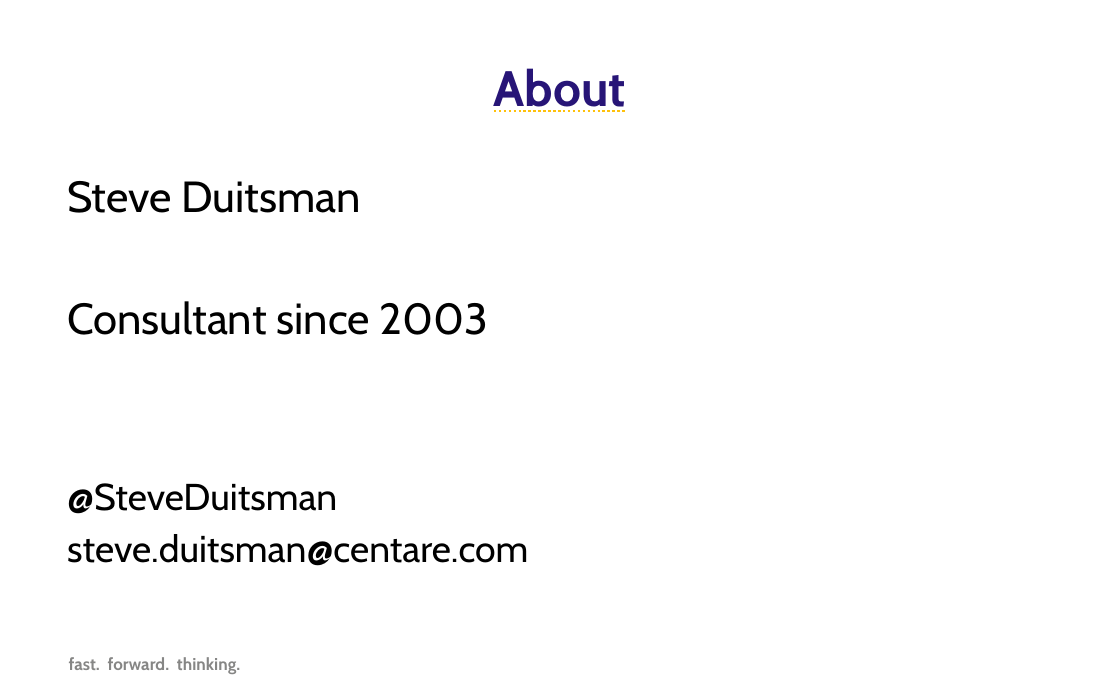
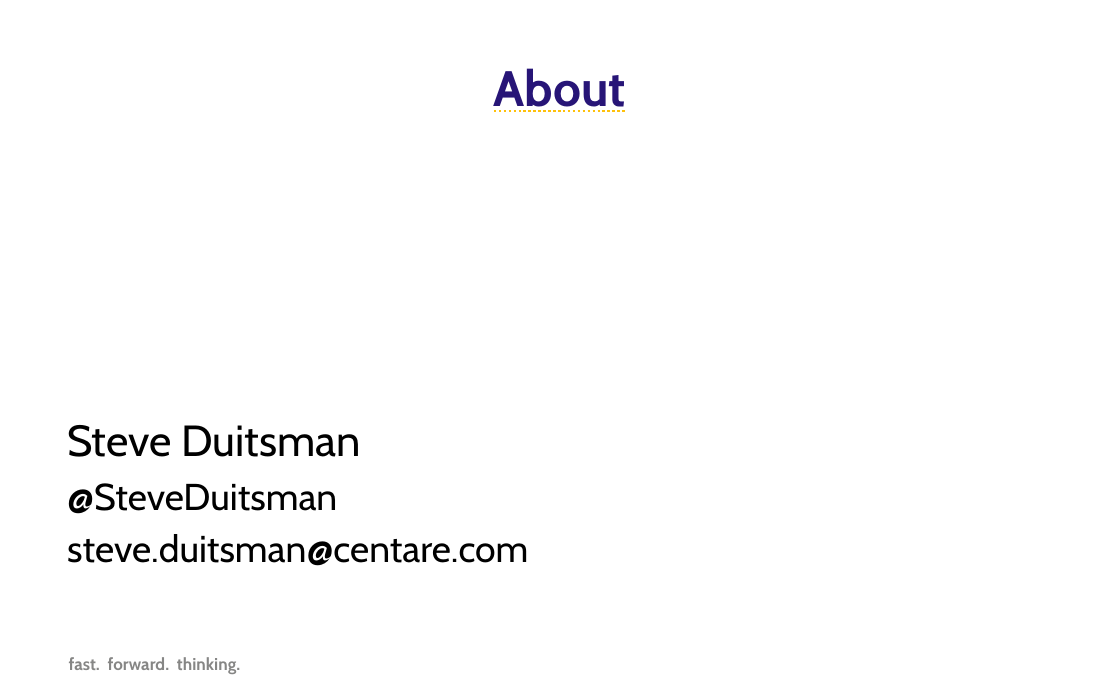
Before and after one commit to SteveDuitsman/MVVM_Examples, a slide deck: slide 2 of Forward Thinking KnockoutJS.pptx. Drawn at 1120x700 pixels with LibreOffice and Linux fonts; fonts in the diff are those of the drawing; background and template pictures are left out. Boxes give left, top, right and bottom in pixels: in the first picture for what was removed or moved away, otherwise in the second. Text is boxed around its words. In the diff, an @@ line names an element or a change of style, - is before the commit and + after.

```diff
--- a/Forward Thinking KnockoutJS.pptx
+++ b/Forward Thinking KnockoutJS.pptx
@@ text at bbox=[67, 301, 489, 335]: paragraph removed @@
-Consultant since 2003
```
Also in this commit, not shown: 4 other slides changed, 1 slide added, 2 other files.
